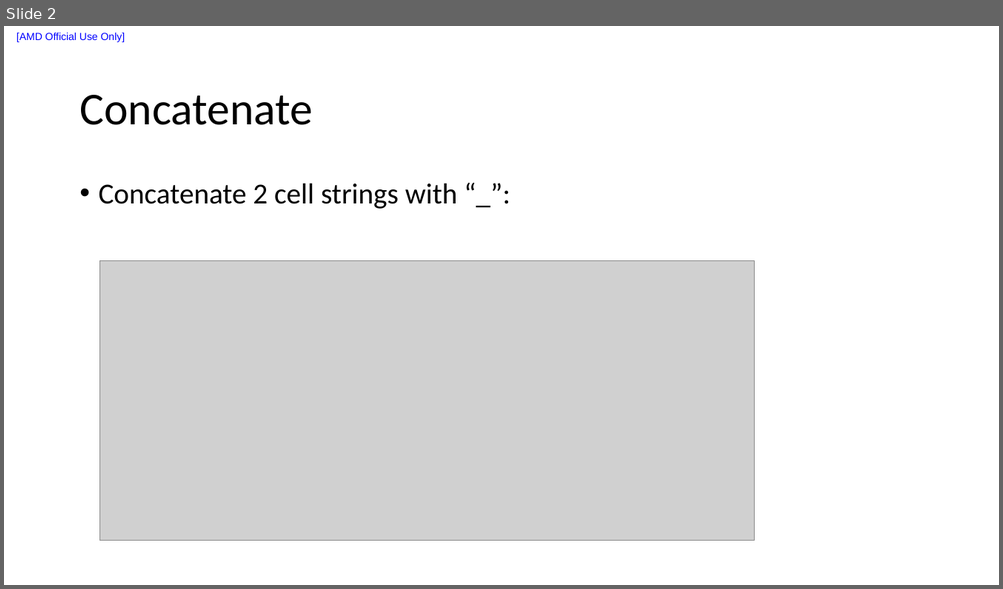
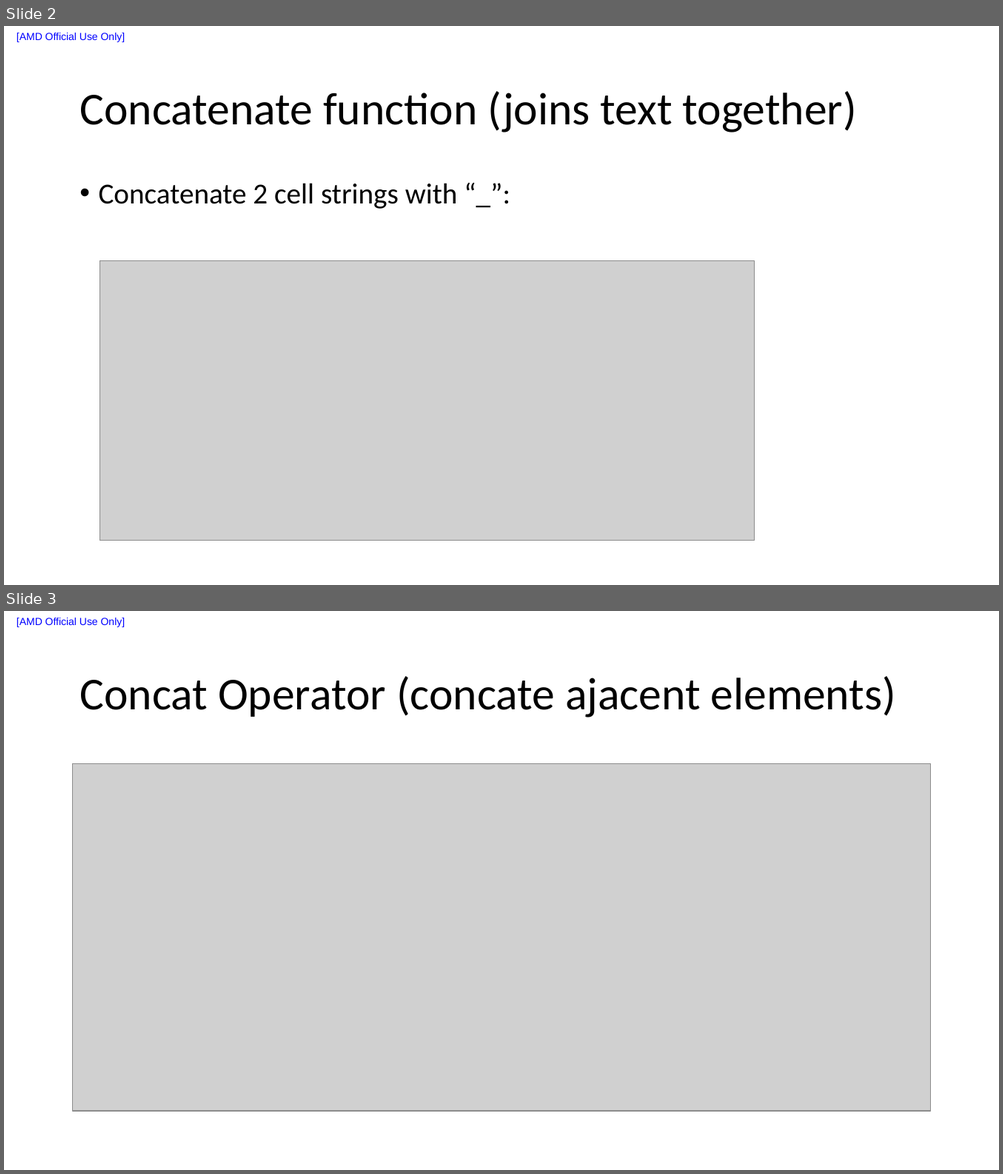
Before and after one commit to liuxu-github-ui/Excel, a slide deck: ExcelFundamentalsfordataanalysis.pptx. Shown one above the other, each under a label of ours: slide 2 before the commit, slides 2 and 3 after it. The pictures are 1003x589 and 1003x1174 pixels, drawn with LibreOffice and Linux fonts; fonts in the diff are those of the drawing; grey boxes stand for pictures. Boxes give left, top, right and bottom in pixels: in the first picture for what was removed or moved away, otherwise in the second. Text is boxed around its words. In the diff, an @@ line names an element or a change of style, - is before the commit and + after.

```diff
--- a/ExcelFundamentalsfordataanalysis.pptx
+++ b/ExcelFundamentalsfordataanalysis.pptx
@@ slide 3 added at [4,611,999,1170], background #FFFFFF; not listed: 1 template element that a slide beside it also shows @@
@@ title added at [79,676,896,718], 44 pt, text #000000 @@
+Concat Operator (concate ajacent elements)
@@ picture added at [73,764,930,1112] @@
@@ slide 2 changed as well @@
@@ title at [79,91,856,133]: text changed @@
-Concatenate
+Concatenate function (joins text together)
```
Also in this commit, not shown: 5 other slides added, 1 slide removed.
